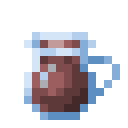
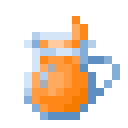
Revision of a layered 128px x 128px image; what changed, layer by layer:
showed "rodela", painted on it over [72, 16, 88, 48]
